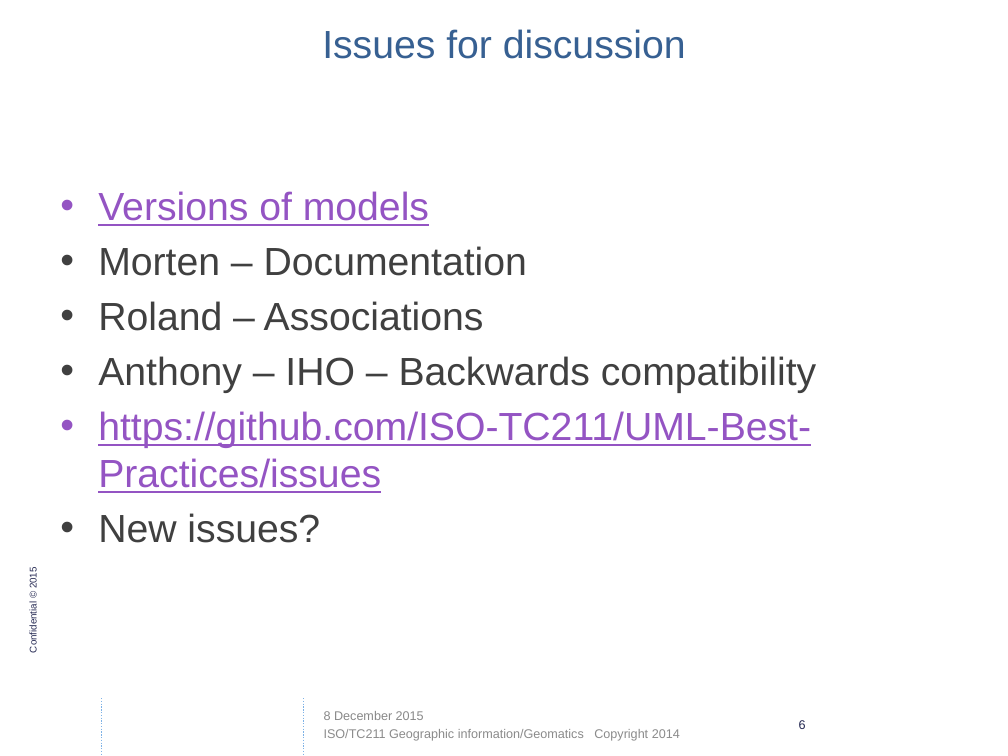
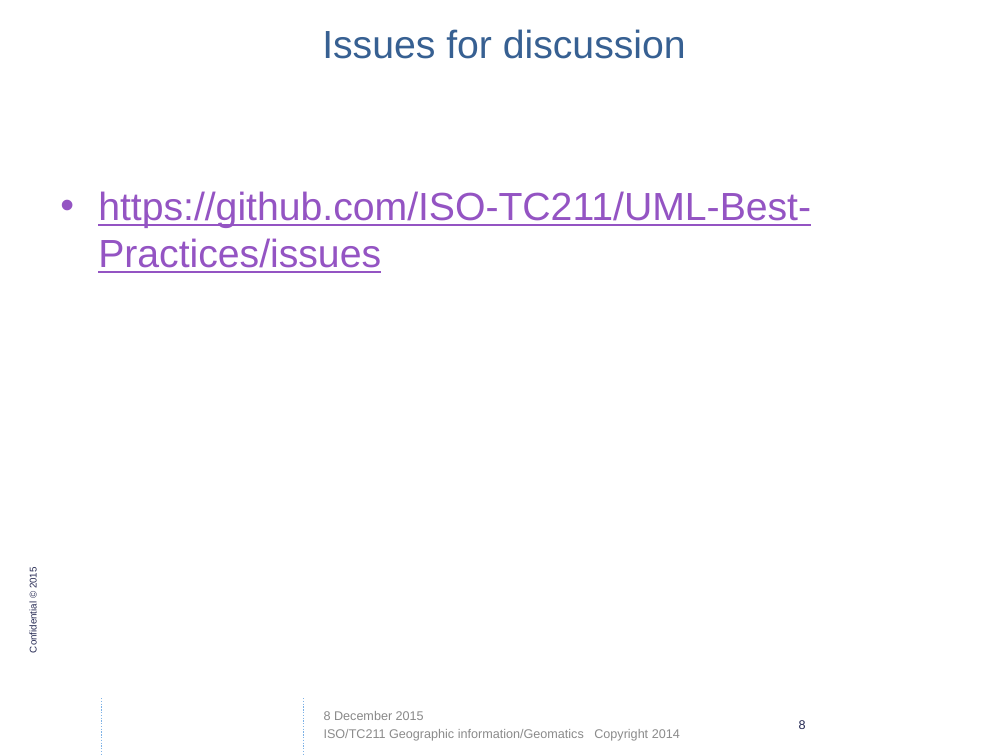
Before and after one commit to ISO-TC211/UML-Best-Practices, a slide deck: slide 8 of Presentations/2015-12-Sydney/AHG UML BP Sydney Meeting.pptx (slide 6 before the commit). Drawn at 1008x756 pixels with LibreOffice and Linux fonts; fonts in the diff are those of the drawing; background and template pictures are left out. Boxes give left, top, right and bottom in pixels: in the first picture for what was removed or moved away, otherwise in the second. Text is boxed around its words. In the diff, an @@ line names an element or a change of style, - is before the commit and + after.

```diff
--- a/Presentations/2015-12-Sydney/AHG UML BP Sydney Meeting.pptx
+++ b/Presentations/2015-12-Sydney/AHG UML BP Sydney Meeting.pptx
@@ text at (98, 191, 816, 393): paragraphs removed @@
-• Versions of models
-• Morten – Documentation
-• Roland – Associations
-• Anthony – IHO – Backwards compatibility
@@ text at (98, 513, 320, 543): paragraph removed @@
-• New issues?
@@ page number at (799, 720, 806, 729): text changed @@
-6
+8
```
Also in this commit, not shown: 1 other slide changed, 2 slides added, 2 other files.
